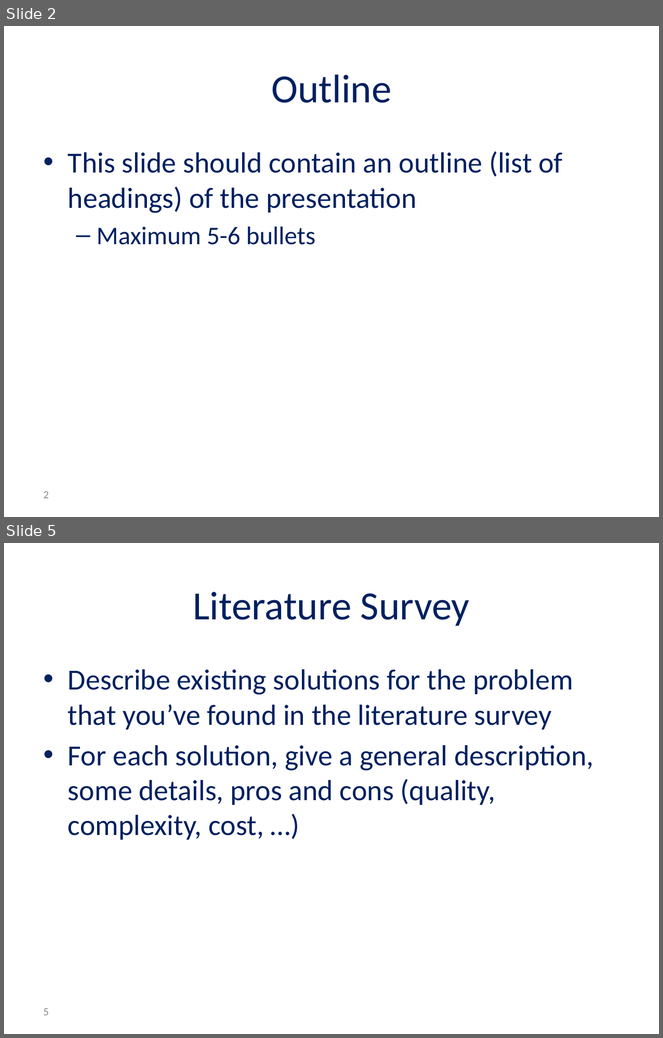
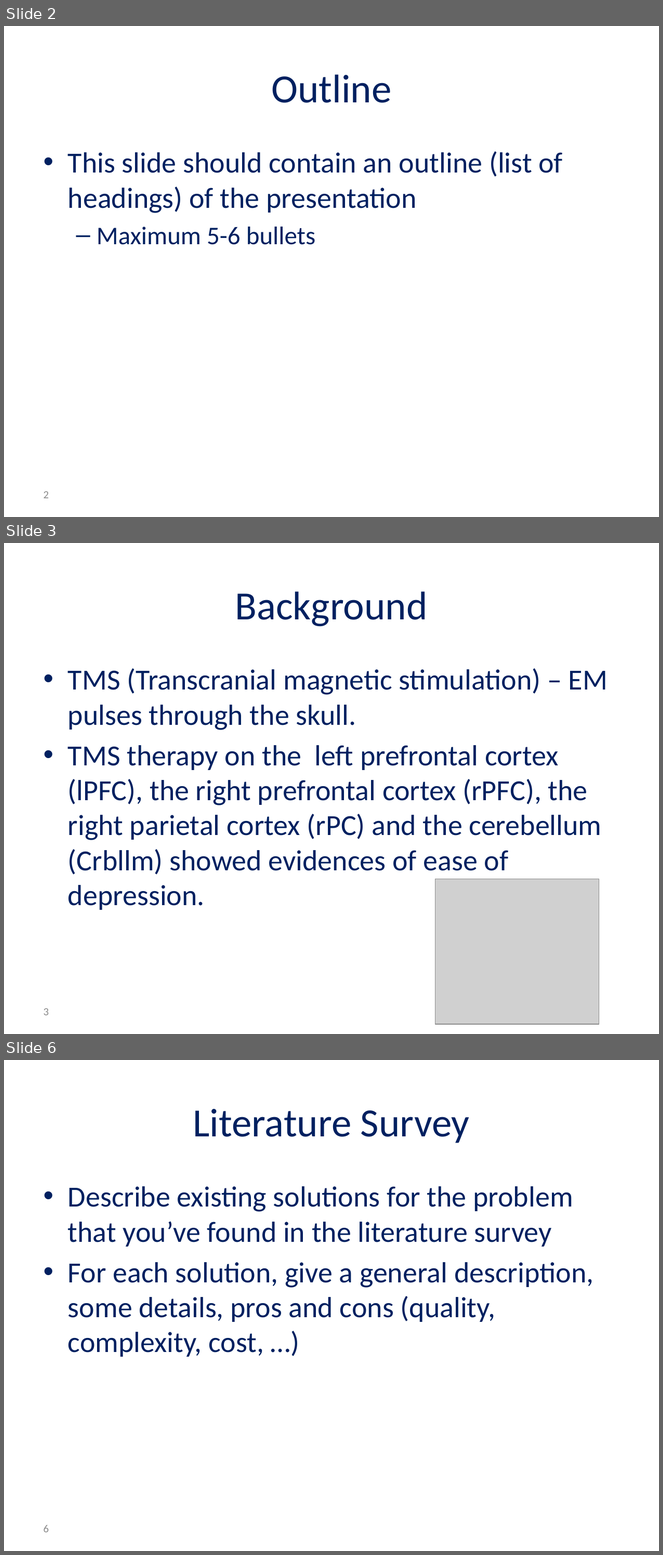
Before and after one commit to reggevlivney/BrainSway, a slide deck: Project_Midterm_Presentation.pptx. Shown one above the other, each under a label of ours: slides 2 and 5 before the commit, slides 2, 3 and 6 after it; the slides between them are not shown. The pictures are 663x1038 and 663x1555 pixels, drawn with LibreOffice and Linux fonts; fonts in the diff are those of the drawing; grey boxes stand for pictures; background and template pictures are left out. Boxes give left, top, right and bottom in pixels: in the first picture for what was removed or moved away, otherwise in the second. Text is boxed around its words. In the diff, an @@ line names an element or a change of style, - is before the commit and + after.

Commit message:
Few pictures and explanations in the presentation. Splitting the signals to the signals before and after the stimulation.

```diff
--- a/Project_Midterm_Presentation.pptx
+++ b/Project_Midterm_Presentation.pptx
@@ slide 3 added at (x1=4, y1=543, x2=659, y2=1034), background #FFFFFF @@
@@ title added at (x1=235, y1=591, x2=428, y2=627), 44 pt, text #002060 @@
+Background
@@ text added at (x1=68, y1=668, x2=608, y2=910), 32 pt, text #002060 @@
+• TMS (Transcranial magnetic stimulation) – EM pulses through the skull.
+• TMS therapy on the left prefrontal cortex (lPFC), the right prefrontal cortex (rPFC), the right parietal cortex (rPC) and the cerebellum (Crbllm) showed evidences of ease of depression.
@@ picture added at (x1=435, y1=879, x2=599, y2=1025) @@
@@ page number added at (x1=44, y1=1008, x2=49, y2=1016), 12 pt, text #8C8C8C @@
+3
@@ what was slide 5 is now slide 6 @@
@@ page number at (x1=44, y1=1525, x2=49, y2=1533): text changed @@
-5
+6
```
Also in this commit, not shown: 2 slides changed, 5 other slides added, 2 slides removed, 2 other files.
